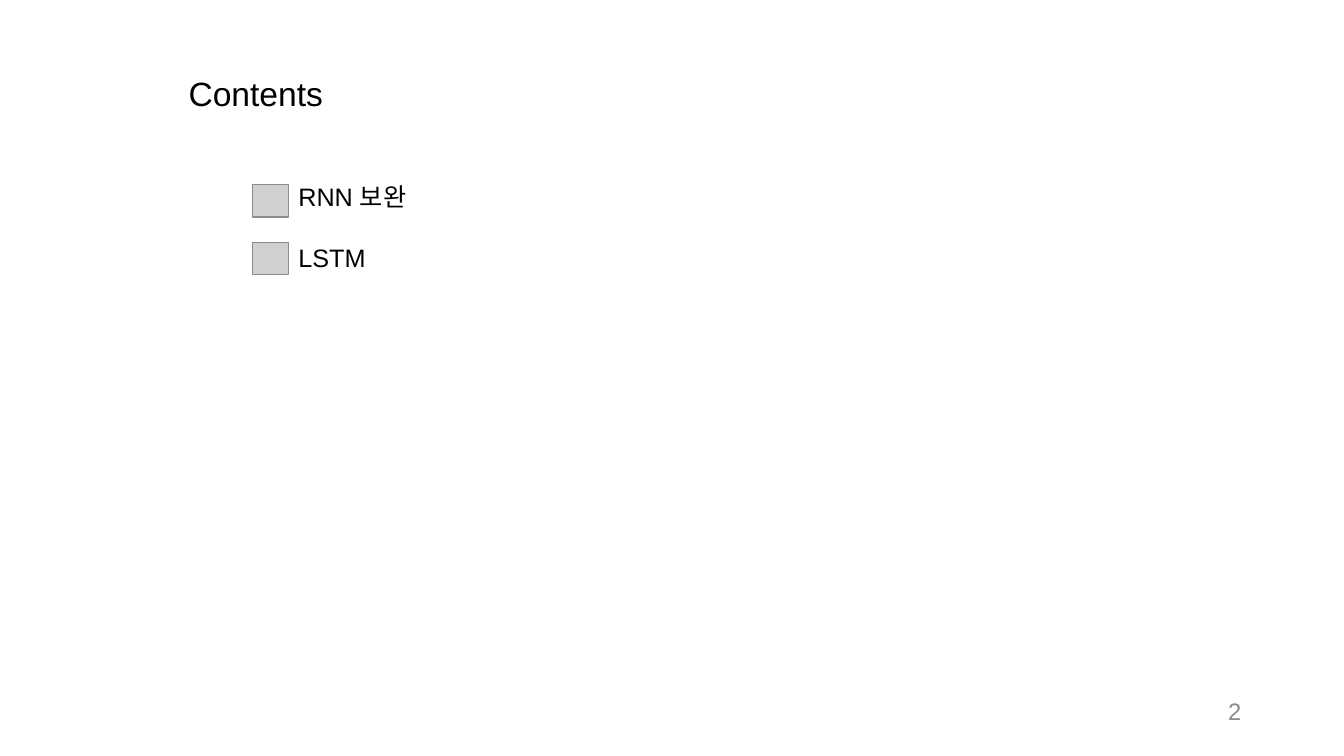
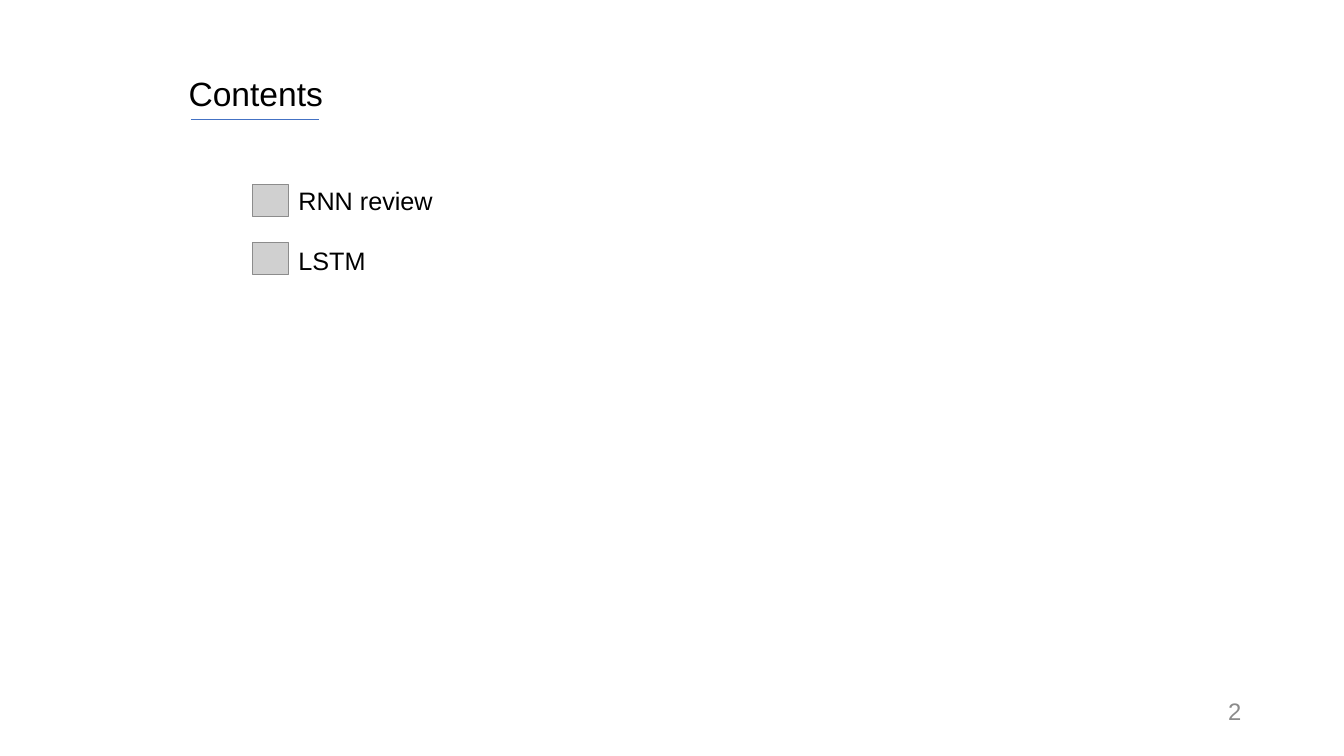
Before and after one commit to SiLviASizZ/HYU_2022, a slide deck: slide 2 of gradproj/meeting/0407_meeting/발표자료/LSTM.pptx. Drawn at 1344x756 pixels with LibreOffice and Linux fonts; fonts in the diff are those of the drawing; grey boxes stand for pictures. Boxes give left, top, right and bottom in pixels: in the first picture for what was removed or moved away, otherwise in the second. Text is boxed around its words. In the diff, an @@ line names an element or a change of style, - is before the commit and + after.

```diff
--- a/gradproj/meeting/0407_meeting/발표자료/LSTM.pptx
+++ b/gradproj/meeting/0407_meeting/발표자료/LSTM.pptx
@@ line added from (191, 119) to (320, 119), #4472C4 0.5 pt @@
@@ text at <box>298,191,433,211</box>: text changed @@
-RNN 보완
+RNN review
```
Also in this commit, not shown: 2 other slides changed, 2 slides added, 2 slides removed, 3 other files.
